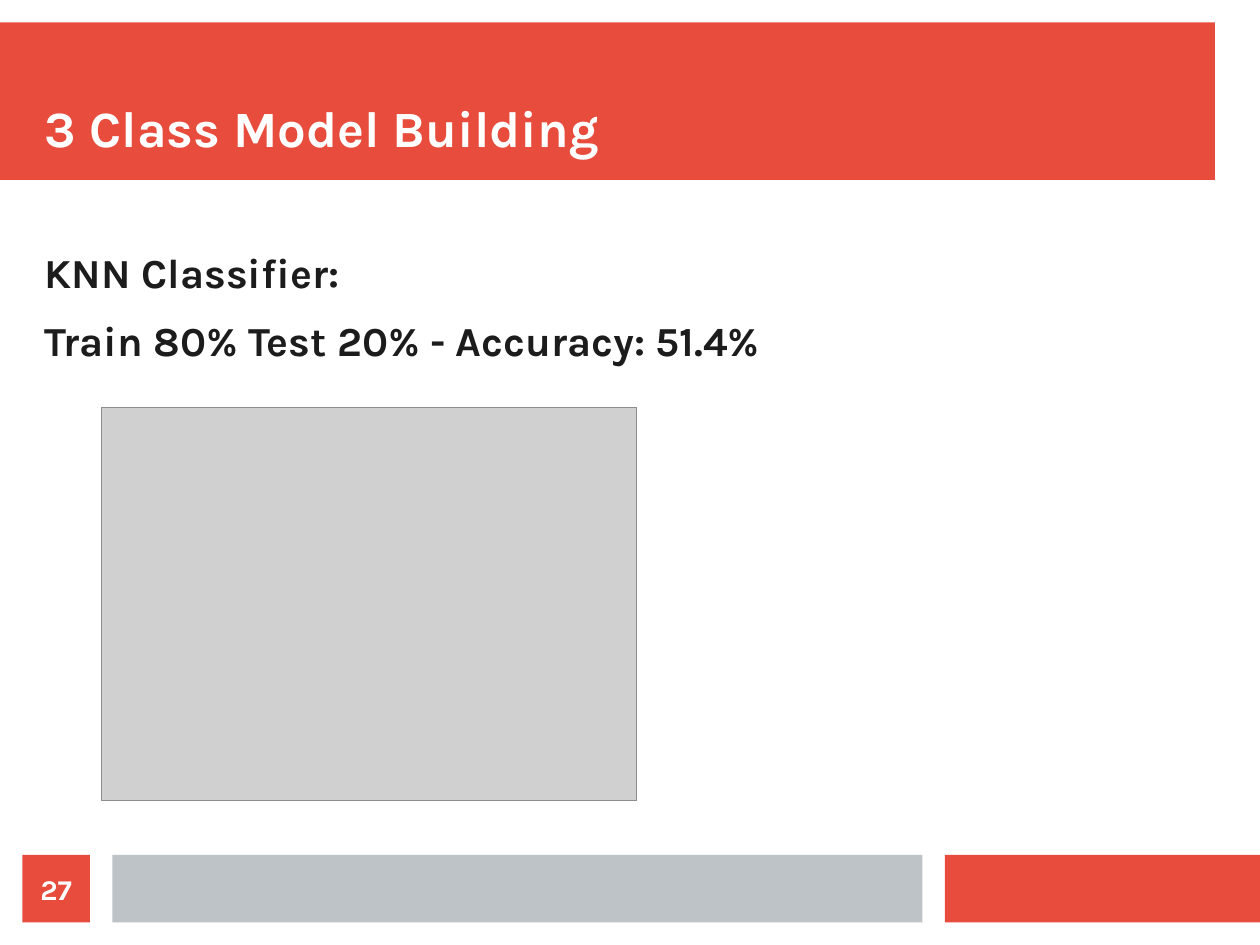
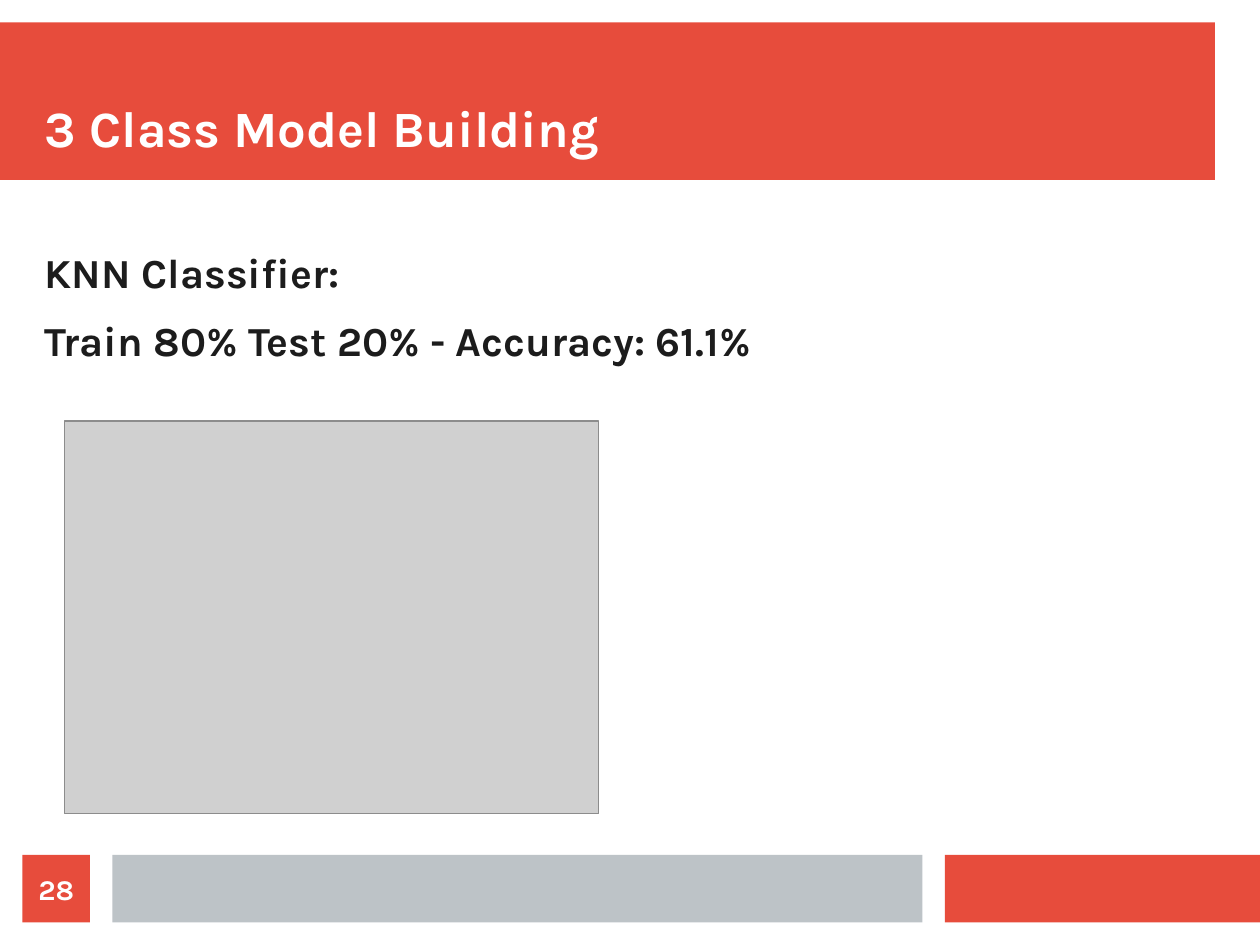
Before and after one commit to gurkpet/Solar-Panel-Market-Modeling, a slide deck: slide 28 of Solar Panel Market Modeling Presentation.odp (slide 27 before the commit). Drawn at 1260x945 pixels with LibreOffice and Linux fonts; fonts in the diff are those of the drawing; grey boxes stand for pictures. Boxes give left, top, right and bottom in pixels: in the first picture for what was removed or moved away, otherwise in the second. Text is boxed around its words. In the diff, an @@ line names an element or a change of style, - is before the commit and + after.

```diff
--- a/Solar Panel Market Modeling Presentation.odp
+++ b/Solar Panel Market Modeling Presentation.odp
@@ text at (45, 326, 751, 367): text changed @@
-Train 80% Test 20% - Accuracy: 51.4%
+Train 80% Test 20% - Accuracy: 61.1%
@@ picture: place and size @@
-picture at (102, 407, 637, 800)
+picture at (64, 421, 599, 814)
@@ page number at (38, 881, 74, 901): text changed @@
-27
+28
```
Also in this commit, not shown: 15 other slides changed, 1 slide added, 1 other file.
